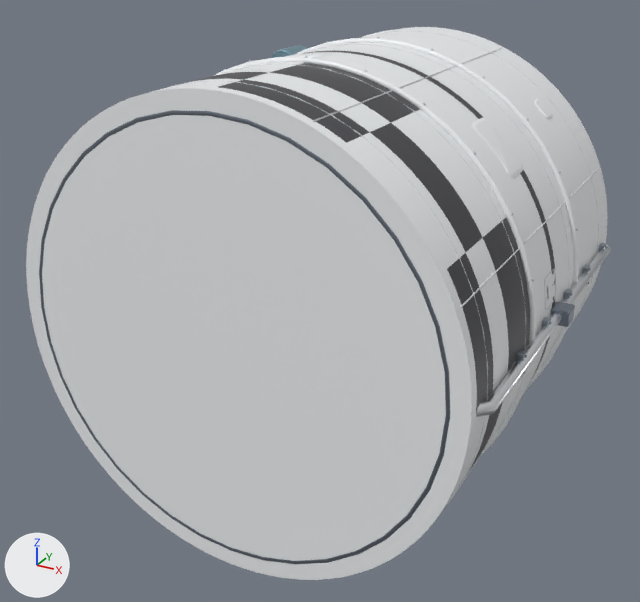
The glTF model assets-src/ship-modules/tank-combat-main.glb as it was, and as the next commit left it.
Both versions are drawn from a 50 mm lens placed at (5.36, -10.39, 4.64), pointed at (-0.18, -0.34, -0.39). Every picture has the same lights, and +X, +Y and +Z are marked at lower left. The older version comes first. Vertices at exactly the same position are counted once.

Objects in the first picture: 'cryo_feedline', 'tank-band', 'tank-band.001', 'tank_end_rim_1.0', 'tank_hull', 'tank_surface_panels' and 15 more.
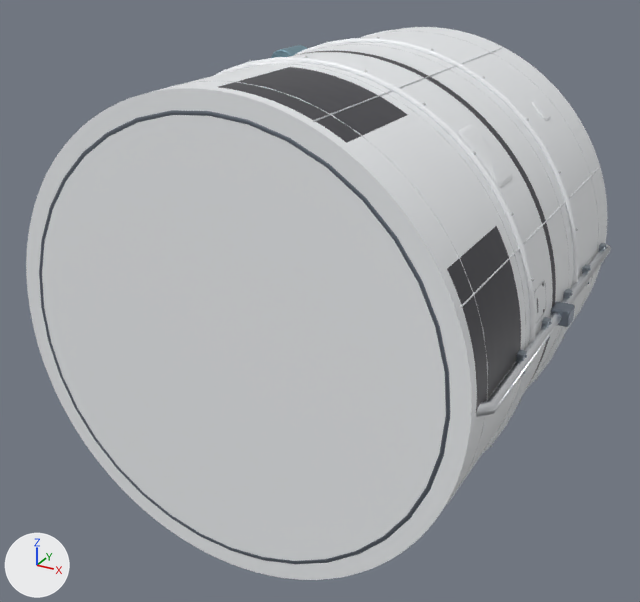
Where the change shows, as pixel boxes [x1, y1, x2, y2] in the pictures (640 x 602 px; the box of a moved part takes in the faces that stretch with it):
part 1 of me_tank_hull, moved or reshaped: before [215, 71, 535, 455]; after [239, 66, 521, 436]
part 2 of me_tank_hull, recoloured: [244, 73, 507, 393] in both
part 3 of me_tank_hull, recoloured: [191, 63, 530, 474] in both

The change, as a diff of the scene's bpy script:
```diff
--- a/assets-src/ship-modules/tank-combat-main.glb.py
+++ b/assets-src/ship-modules/tank-combat-main.glb.py
@@ me_tank_hull @@
 # used by ob_tank_hull; location = (0.0, 0.0, 0.0)
-me_tank_hull.from_pydata(...)  # 19776 vertices, 39548 faces; spans x -3.0..3.0, y -3.0..3.0, z -3.0..3.0
+me_tank_hull.from_pydata(...)  # 19584 vertices, 39164 faces; spans x -3.0..3.0, y -3.0..3.0, z -3.0..3.0
+# me_tank_hull part 1: 384 vertices removed from x -3.0..3.0, y -1.83..-0.87, z -3.0..3.0; 192 vertices added at x -3.0..3.0, y -1.38, z -3.0..3.0
+# me_tank_hull part 2: 1536 faces spanning x -3.0..3.0, y -2.34..-1.88, z -3.0..3.0 switch from mat_mat_tank_paint_white (white #f1f3f6) to mat_mat_tank_paint_black (dark grey #3f3f45)
+# me_tank_hull part 3: 3072 faces spanning x -3.0..3.0, y -2.34..-0.88, z -3.0..3.0 switch from mat_mat_tank_paint_black (dark grey #3f3f45) to mat_mat_tank_paint_white (white #f1f3f6)
```
